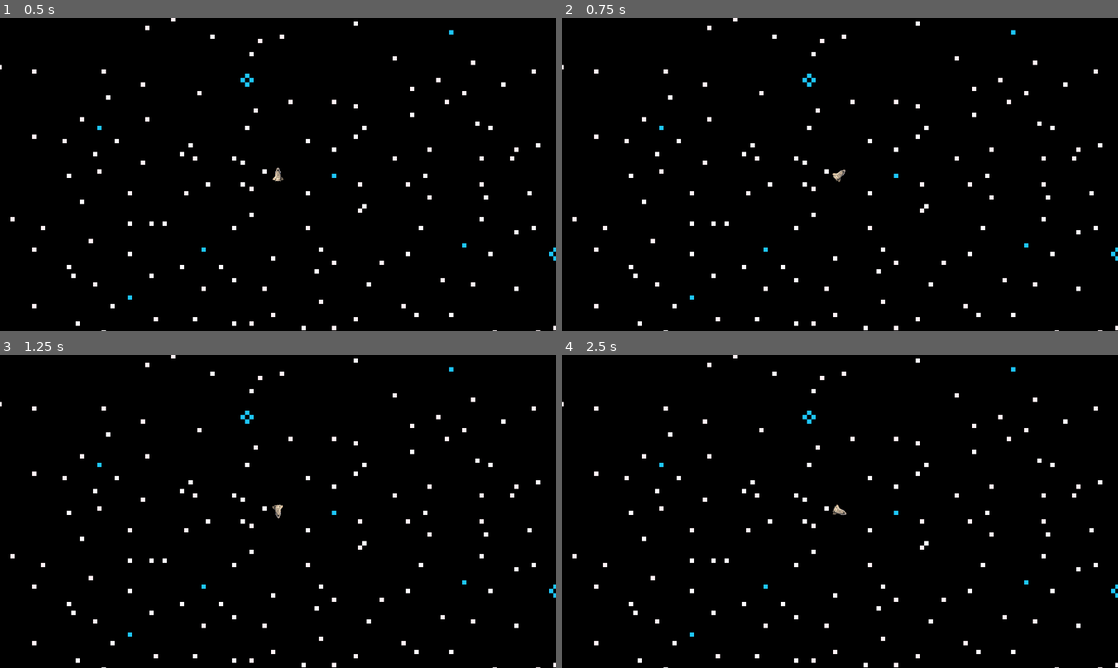
Above: before the commit, frames 1-4 (two rows, left to right).
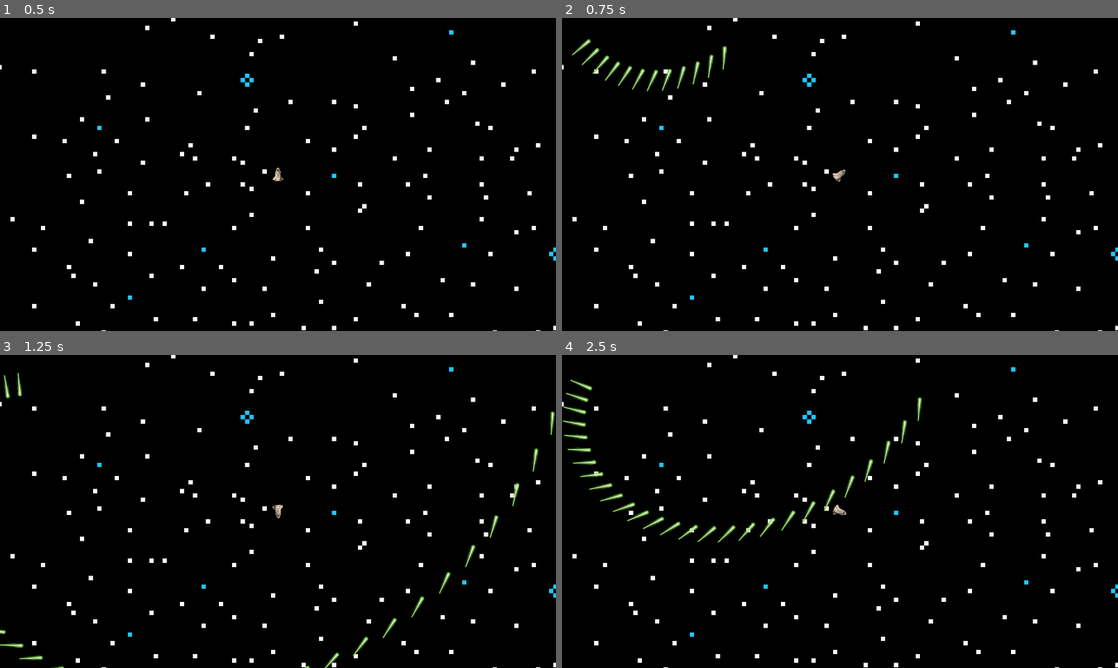
Above: after the commit, the same moments.

Repository: RPeterson0487/spacing-out
Game: Godot game, scene res://TestMain.tscn
The game is run twice, just before and just after one commit, with the same random seed, the same clock (stepped at 60 frames per second) and the same inputs.
Inputs:
- Up to frame 1 (0.5 s): no input
- Up to frame 2 (0.75 s): tap Enter at 0.5 s; hold Right (rotateRight) from 0.53 s (still down); hold Space (shoot) from 0.53 s (still down)
- Up to frame 3 (1.25 s): keep holding Right (rotateRight); keep holding Space (shoot)
- Up to frame 4 (2.5 s): release Right (rotateRight) at 1.28 s; release Space (shoot) at 1.28 s; hold Left (rotateLeft) 1.28-2.03 s; tap Down (rotateOpposite) at 1.35 s; tap Space (shoot) at 1.55 s; hold Right (rotateRight) from 2.03 s (still down); hold Space (shoot) from 2.03 s (still down)

Frame 1 is identical in both runs. In frame 2, 0.6% of the frame differs, in the area x 1-30%, y 6-24%; in frame 3, 0.7%; in frame 4, 1.3%, in the area x 0-65%, y 7-60%.

Commit message:
Not freezing, but now laser is wrong.

Diff:
--- a/LaserBolt.gd
+++ b/LaserBolt.gd
@@ -6,7 +6,7 @@
 var parent
 
 func _ready():
-	var direction = parent.global_transorm.x
+	var direction = parent.global_transform.x
 	velocity = direction * (speed + parent.velocity.length())
 	rotation = direction.angle()
 
--- a/LaserCannon.gd
+++ b/LaserCannon.gd
@@ -4,7 +4,8 @@
 
 
 func fire():
-	spawnLaser()
+	if $Cooldown.is_stopped():
+		spawnLaser()
 
 
 func spawnLaser():
--- a/Player.gd
+++ b/Player.gd
@@ -35,3 +35,6 @@
 			rotate(deg2rad(rotationSpeed * delta))
 
 	move_and_slide(velocity)
+
+	if Input.is_action_pressed("shoot"):
+		$LaserCannon.fire()
--- a/Player.tscn
+++ b/Player.tscn
@@ -1,10 +1,13 @@
-[gd_scene load_steps=3 format=2]
+[gd_scene load_steps=4 format=2]
 
 [ext_resource path="res://assets/art/testShip.png" type="Texture" id=1]
 [ext_resource path="res://Player.gd" type="Script" id=2]
+[ext_resource path="res://LaserCannon.tscn" type="PackedScene" id=3]
 
 [node name="Player" type="KinematicBody2D"]
 script = ExtResource( 2 )
+
+[node name="LaserCannon" parent="." instance=ExtResource( 3 )]
 
 [node name="Sprite" type="Sprite" parent="."]
 texture = ExtResource( 1 )
